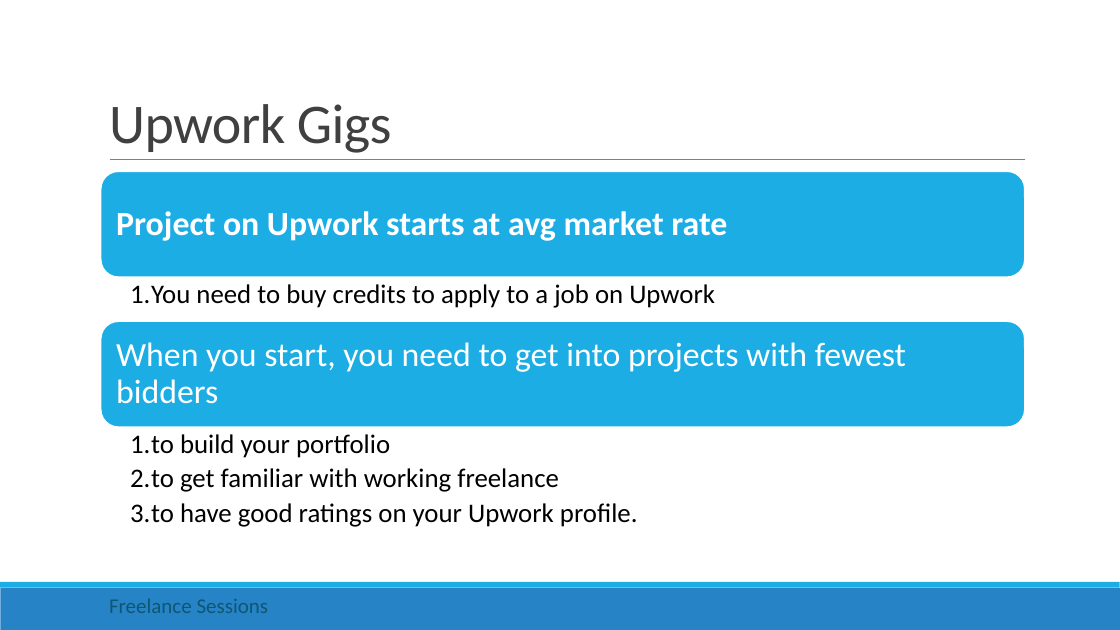
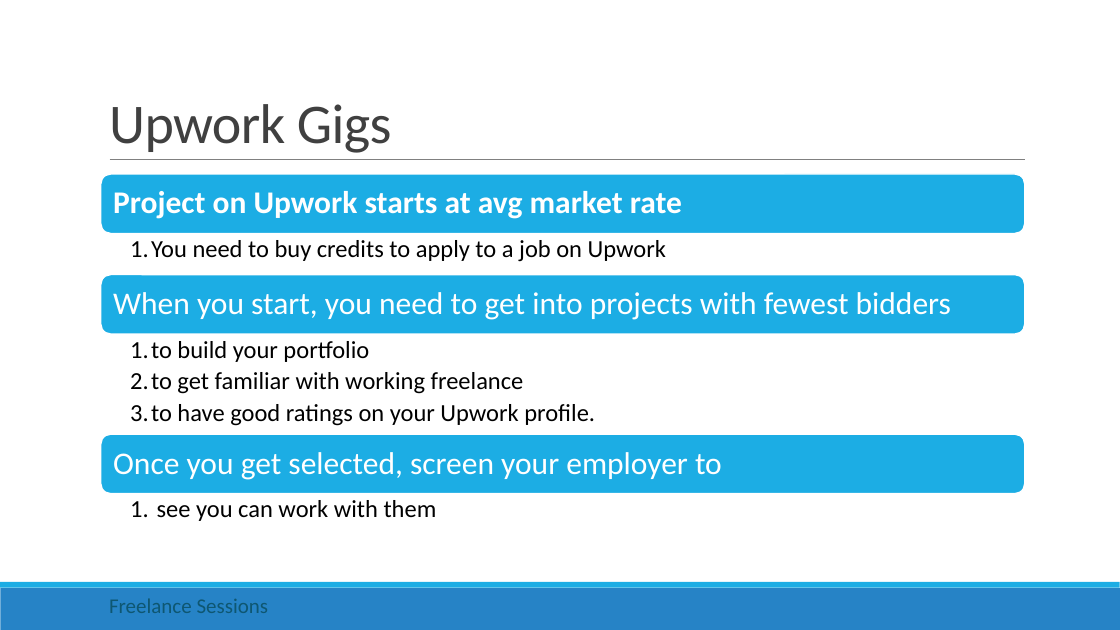
Before and after one commit to rishigujadhur1/Slides, a slide deck: slide 6 of Freelancing/Freelance Session 1.pptx. Drawn at 1120x630 pixels with LibreOffice and Linux fonts; fonts in the diff are those of the drawing. Boxes give left, top, right and bottom in pixels: in the first picture for what was removed or moved away, otherwise in the second. Text is boxed around its words. In the diff, an @@ line names an element or a change of style, - is before the commit and + after.

Commit message:
upwork slides

```diff
--- a/Freelancing/Freelance Session 1.pptx
+++ b/Freelancing/Freelance Session 1.pptx
@@ rounded rectangle: place and size @@
-rounded rectangle at (101,171,1025,277)
+rounded rectangle at (101,174,1025,234)
@@ text "Project on Upwork starts at ..." at (113,191,682,219): size 29 to 27 pt @@
@@ text "You need to buy credits ...": place and size @@
-text "You need to buy credits ..." at (130,284,715,308)
+text "You need to buy credits ..." at (130,240,666,262)
@@ text "You need to buy credits ..." at (130,240,666,262): size 23 to 21 pt @@
@@ rounded rectangle: place and size @@
-rounded rectangle at (101,321,1025,427)
+rounded rectangle at (101,275,1025,334)
@@ text "When you start, you need ..." at (113,292,951,320): size 29 to 27 pt @@
@@ text "When you start, you need ...": place and size @@
-text "When you start, you need ..." at (116,342,906,404)
+text "When you start, you need ..." at (113,292,951,320)
@@ text "to build your portfolio" at (130,341,595,426): size 23 to 21 pt @@
@@ text "to build your portfolio": place and size @@
-text "to build your portfolio" at (130,434,638,527)
+text "to build your portfolio" at (130,341,595,426)
@@ rounded rectangle added at (101,434,1025,494), fill #1CADE4, outline #FFFFFF 1.25 pt @@
@@ text added at (113,452,722,480), 27 pt, text #FFFFFF @@
+Once you get selected, screen your employer to
@@ text added at (157,500,437,521), 21 pt, text #000000 @@
+  1. see you can work with them
```
Also in this commit, not shown: 2 slides added.
